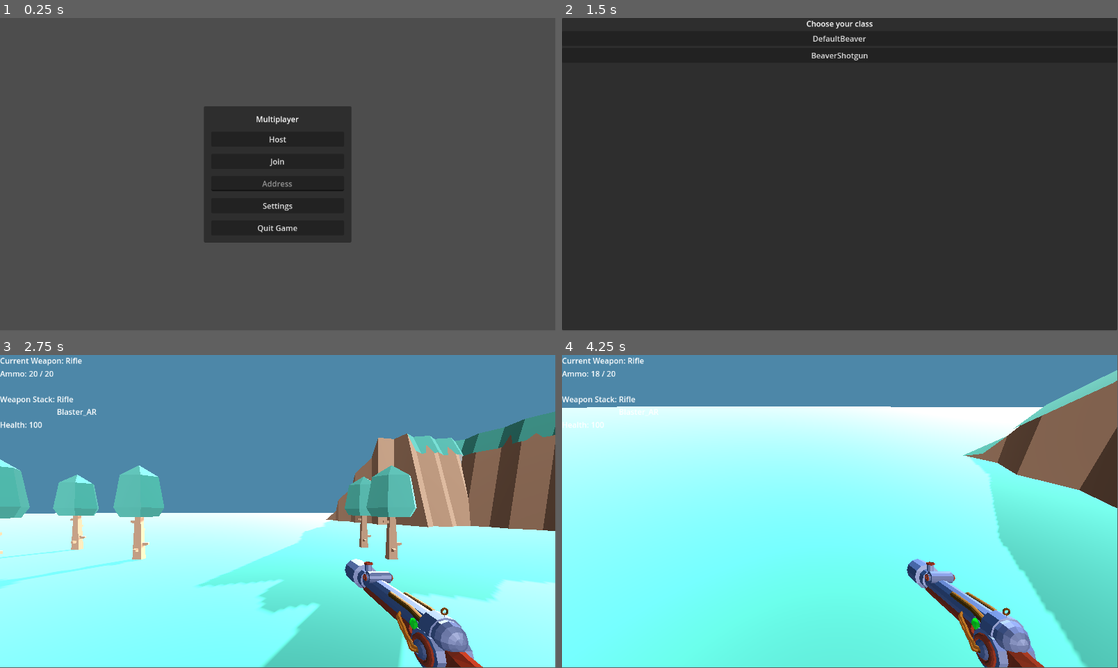
Above: before the commit, frames 1-4 (two rows, left to right).
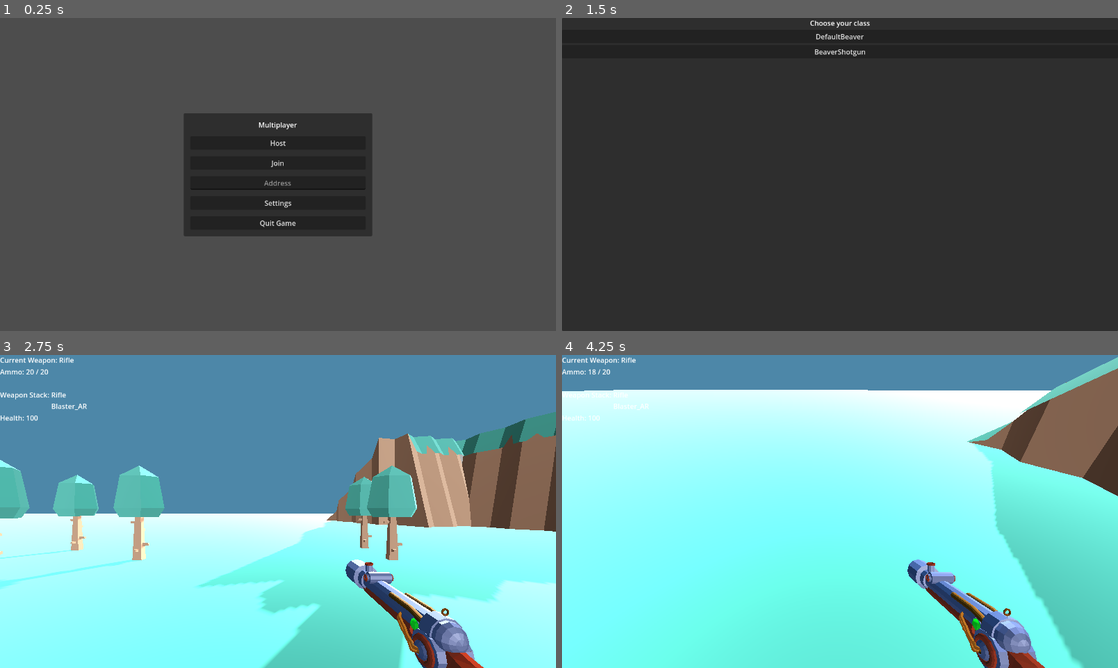
Above: after the commit, the same moments.

Repository: CT-Inc/beaverdev
Game: Godot game, scene res://Scenes/Main.tscn
Two runs of this game, one before a commit and one after it. Both use one fixed random seed, a clock stepped at 60 frames per second and the inputs below.
Inputs (mouse positions are in pixels of both pictures, inside the frame that each line leads up to):
- Up to frame 1 (0.25 s): no input
- Up to frame 2 (1.5 s): click (840, 183) at 0.52 s; type "12" at 0.6 s; click "Join" at 1.25 s
- Up to frame 3 (2.75 s): click "DefaultBeaver" at 2 s
- Up to frame 4 (4.25 s): move the mouse to (867, 508) at 2.77 s; press the mouse at (867, 508) at 2.78 s; hold W (move_up) from 2.78 s (still down); tap Space (jump) at 3.02, 3.77 s; move the mouse to (812, 511) at 3.52 s; release the mouse at (812, 511) at 3.53 s; click (812, 511) at 3.6 s
In our replay, the window is 799x449 before the commit and 800x450 after it. These sizes can differ from the game's own. Grey fills any space a smaller window leaves; there, only what the larger window draws over its background counts as a difference.

The runs differ from the first frame. In frame 1, 4.6% of the frame differs, in the area x 33-67%, y 28-72%; in frame 2, 0.5%; in frame 3, 2.7%; in frame 4, 9.8%, in the area x 0-100%, y 0-100%.

Commit message:
second attempt at multiplayer
joined player can see host, but host can't see player

Diff:
--- a/Scenes/Main.tscn
+++ b/Scenes/Main.tscn
@@ -82,14 +82,14 @@
 [node name="World" parent="." instance=ExtResource("1_5dtit")]
 transform = Transform3D(1, 0, 0, 0, 1, 0, 0, 0, 1, 0.0205917, 0.843543, -0.0820026)
 
-[node name="MultiplayerSpawner" type="MultiplayerSpawner" parent="."]
-_spawnable_scenes = PackedStringArray("res://Scenes/Player.tscn")
-spawn_path = NodePath("..")
-
 [node name="SettingsMenu" parent="." instance=ExtResource("3_8mi8s")]
 
 [node name="WorldEnvironment" type="WorldEnvironment" parent="."]
 environment = SubResource("Environment_8lb14")
+
+[node name="MultiplayerSpawner" type="MultiplayerSpawner" parent="."]
+_spawnable_scenes = PackedStringArray("res://Scenes/Player.tscn")
+spawn_path = NodePath("..")
 
 [connection signal="pressed" from="CanvasLayer/MainMenu/MarginContainer/VBoxContainer/Host Button" to="." method="_on_host_button_pressed"]
 [connection signal="pressed" from="CanvasLayer/MainMenu/MarginContainer/VBoxContainer/Join Button" to="." method="_on_join_button_pressed"]
--- a/Scenes/Player.tscn
+++ b/Scenes/Player.tscn
@@ -9,6 +9,14 @@
 [ext_resource type="Resource" uid="uid://ctcya7038muid" path="res://Weapon Resources/Blaster_Shotgun.tres" id="6_fspqd"]
 [ext_resource type="PackedScene" uid="uid://b1soh3ki3bxkw" path="res://Scenes/Guns/blaster_AR.tscn" id="7_lmmfa"]
 [ext_resource type="PackedScene" uid="uid://bmjhxo45lqgrj" path="res://Scenes/Guns/Blaster_Shotgun.tscn" id="8_dlg1i"]
+
+[sub_resource type="SceneReplicationConfig" id="SceneReplicationConfig_d8knc"]
+properties/0/path = NodePath(".:position")
+properties/0/spawn = true
+properties/0/replication_mode = 1
+properties/1/path = NodePath(".:rotation")
+properties/1/spawn = true
+properties/1/replication_mode = 1
 
 [sub_resource type="CapsuleMesh" id="CapsuleMesh_mmfmj"]
 
@@ -653,52 +661,12 @@
 "Rifle Shoot": SubResource("Animation_of1s8")
 }
 
-[sub_resource type="SceneReplicationConfig" id="SceneReplicationConfig_mataa"]
-properties/0/path = NodePath(".:Current_Weapon")
-properties/0/spawn = true
-properties/0/replication_mode = 1
-properties/1/path = NodePath(".:Weapon_Stack")
-properties/1/spawn = true
-properties/1/replication_mode = 1
-properties/2/path = NodePath(".:Start_Weapons")
-properties/2/spawn = true
-properties/2/replication_mode = 1
-
-[sub_resource type="SceneReplicationConfig" id="SceneReplicationConfig_d8knc"]
-properties/0/path = NodePath(".:position")
-properties/0/spawn = true
-properties/0/replication_mode = 1
-properties/1/path = NodePath(".:rotation")
-properties/1/spawn = true
-properties/1/replication_mode = 1
-properties/2/path = NodePath("Head/Camera3D:rotation")
-properties/2/spawn = true
-properties/2/replication_mode = 1
-properties/3/path = NodePath(".:transform")
-properties/3/spawn = true
-properties/3/replication_mode = 1
-properties/4/path = NodePath(".:current_class")
-properties/4/spawn = true
-properties/4/replication_mode = 1
-properties/5/path = NodePath(".:health")
-properties/5/spawn = true
-properties/5/replication_mode = 1
-properties/6/path = NodePath(".:velocity")
-properties/6/spawn = true
-properties/6/replication_mode = 1
-properties/7/path = NodePath("Head/Camera3D/Weapons_Manager/FPS_Rig/AnimationPlayer:current_animation")
-properties/7/spawn = true
-properties/7/replication_mode = 1
-properties/8/path = NodePath("Head/Camera3D/Weapons_Manager/FPS_Rig/AnimationPlayer:movie_quit_on_finish")
-properties/8/spawn = true
-properties/8/replication_mode = 1
-properties/9/path = NodePath("Head/Camera3D/Weapons_Manager:Start_Weapons")
-properties/9/spawn = true
-properties/9/replication_mode = 1
-
 [node name="Player" type="CharacterBody3D" groups=["enemy"]]
 transform = Transform3D(1, 0, 0, 0, 1, 0, 0, 0, 1, 0, 1.56028, 0)
 script = ExtResource("1_u3g2h")
+
+[node name="MultiplayerSynchronizer" type="MultiplayerSynchronizer" parent="."]
+replication_config = SubResource("SceneReplicationConfig_d8knc")
 
 [node name="CanvasLayer" type="CanvasLayer" parent="."]
 script = ExtResource("2_n8aej")
@@ -786,13 +754,6 @@
 libraries = {
 "": SubResource("AnimationLibrary_8jffx")
 }
-
-[node name="WeaponSynchronizer" type="MultiplayerSynchronizer" parent="."]
-root_path = NodePath("../Head/Camera3D/Weapons_Manager")
-replication_config = SubResource("SceneReplicationConfig_mataa")
-
-[node name="MultiplayerSynchronizer" type="MultiplayerSynchronizer" parent="."]
-replication_config = SubResource("SceneReplicationConfig_d8knc")
 
 [connection signal="send_ray" from="." to="Head/Camera3D/Weapons_Manager" method="_on_player_send_ray"]
 [connection signal="update_health" from="." to="CanvasLayer" method="_on_player_update_health"]
--- a/Scripts/Main.gd
+++ b/Scripts/Main.gd
@@ -27,7 +27,17 @@
 var player
 var Weapon_Stack = [] # Add this line to declare Weapon_Stack
 
+enum GameState{
+	MAIN_MENU,
+	CLASS_SELECTION,
+	IN_GAME
+}
+
+var current_state = GameState.MAIN_MENU
+@onready var main = $"."
+
 func _ready():
+	print("I am main node", main)
 	#Hide the World and Settings menu by default
 	world.visible = false
 	settings_menu.visible = false
@@ -40,6 +50,8 @@
 	else:
 		#Otherwise, show the main menu
 		main_menu.show()
+
+	current_state = GameState.MAIN_MENU
 
 func _unhandled_input(event):
 	if Input.is_action_just_pressed("Quit"):
@@ -65,6 +77,7 @@
 	multiplayer.multiplayer_peer = enet_peer
 
 	print("Connecting to server at %s..." % address)
+	current_state = GameState.CLASS_SELECTION
 
 #Start the server and show the class selection menu
 func _start_server():
@@ -90,6 +103,7 @@
 	class_selection_menu = ClassSelectionMenu.instantiate()
 	add_child(class_selection_menu)
 	class_selection_menu.connect("class_selected" , _on_class_selected)
+	current_state = GameState.CLASS_SELECTION
 
 #When a class is selected, start the game with the selected class
 func _on_class_selected(className):
@@ -98,13 +112,14 @@
 	_start_game(className)
 
 func _start_game(className):
+	current_state = GameState.IN_GAME
 	world.visible = true  # Make the World visible
 	add_player(multiplayer.get_unique_id(), className)
 	Input.set_mouse_mode(Input.MOUSE_MODE_CAPTURED)
 	print("Game started with class: %s" % className)
 
 func add_player(peer_id, className = ""):
-
+	print("Adding player with ID: %s" % str(peer_id))
 	var new_player = Player.instantiate()
 	new_player.name = str(peer_id)
 	add_child(new_player, true)
@@ -119,10 +134,10 @@
 			new_player.set_class(class_resource)
 		else:
 			print("Failed to load class resource")
+	#rpc_id(peer_id, "_init_player_weapons", Weapon_Stack)
 
-	rpc_id(peer_id, "_init_player_weapons", Weapon_Stack)
 
-@rpc("any_peer")
+@rpc
 func _init_player_weapons(start_weapons):
 	if player != null:
 		player.weapon_manager.Initialize(start_weapons)
--- a/Scripts/Player/Player.gd
+++ b/Scripts/Player/Player.gd
@@ -23,6 +23,7 @@
 var current_class: CharacterClass
 var health: int
 var player_speed
+var state = "idle"
 
 # Signals
 signal update_health
@@ -34,17 +35,23 @@
 @onready var fps_rig = $Head/Camera3D/Weapons_Manager/FPS_Rig
 @onready var movement = preload("res://Scripts/Player/PlayerMovement.gd").new()
 
+@onready var main = get_parent().get_node("/root/Main")
+
 @onready var multiplayer_synchronizer = $MultiplayerSynchronizer
 
 func _enter_tree():
 	set_multiplayer_authority(str(name).to_int())
 
 func _ready():
+	print("Main is ", main)
+	print("Main current state", main.current_state)
+	print("Main game state", main.GameState.IN_GAME)
 	if not is_multiplayer_authority():
 		return
 	if multiplayer_synchronizer:
-		multiplayer_synchronizer.set_multiplayer_authority(get_tree().get_multiplayer().get_unique_id())
-		print("MultiplayerSynchronizer configured for authority: ", get_tree().get_multiplayer().get_unique_id())
+		var unique_id = get_tree().get_multiplayer().get_unique_id()
+		multiplayer_synchronizer.set_multiplayer_authority(unique_id)
+		print("MultiplayerSynchronizer configured for authority: ", unique_id)
 	else:
 		print("MultiplayerSynchronizer not found")
 	add_child(movement)
@@ -63,6 +70,8 @@
 	if not is_multiplayer_authority():
 		return
 
+	if main.current_state != main.GameState.IN_GAME:
+		return
 	if event is InputEventMouseButton:
 		Input.set_mouse_mode(Input.MOUSE_MODE_CAPTURED)
 	elif event.is_action_pressed("ui_cancel"):
--- a/Scripts/Player/PlayerMovement.gd
+++ b/Scripts/Player/PlayerMovement.gd
@@ -27,9 +27,10 @@
 
 @onready var player : CharacterBody3D = get_parent() as CharacterBody3D
 
-@onready var multiplayer_synchronizer = $MultiplayerSynchronizer
+@onready var multiplayer_synchronizer = player.get_node("MultiplayerSynchronizer")
 
 func _ready():
+	print("Multiplayer synchronizer", multiplayer_synchronizer)
 	if not is_multiplayer_authority():
 		return
 	if multiplayer_synchronizer:
--- a/Scripts/Weapons/Weapons_Manager.gd
+++ b/Scripts/Weapons/Weapons_Manager.gd
@@ -5,6 +5,7 @@
 signal Update_Weapon_Stack
 
 @onready var Animation_Player = get_node("FPS_Rig/AnimationPlayer")
+@onready var main = get_parent().get_parent().get_node("/root/Main")
 
 var Current_Weapon = null
 
@@ -31,7 +32,12 @@
 	if not is_multiplayer_authority():
 		return
 
+	print("Weapon Manager main node is ", main)
+
 func _input(event):
+	if main.current_state != main.GameState.IN_GAME:
+		return
+
 	if event.is_action_pressed("switch_weapon_up"):
 		Weapon_Indicator = min(Weapon_Indicator+1, Weapon_Stack.size()-1)
 		exit(Weapon_Stack[Weapon_Indicator])
@@ -42,6 +48,7 @@
 
 	if event.is_action_pressed("shoot"):
 		shoot()
+		print("Weapon Manager main node is ", main)
 
 	if event.is_action_pressed("Reload"):
 		reload()
--- a/project.godot
+++ b/project.godot
@@ -22,7 +22,8 @@
 
 [display]
 
-window/size/mode=3
+window/size/viewport_width=1280
+window/size/viewport_height=720
 
 [input]
 
Not shown: 1 places in Scenes/Player.tscn that only renumber resources
